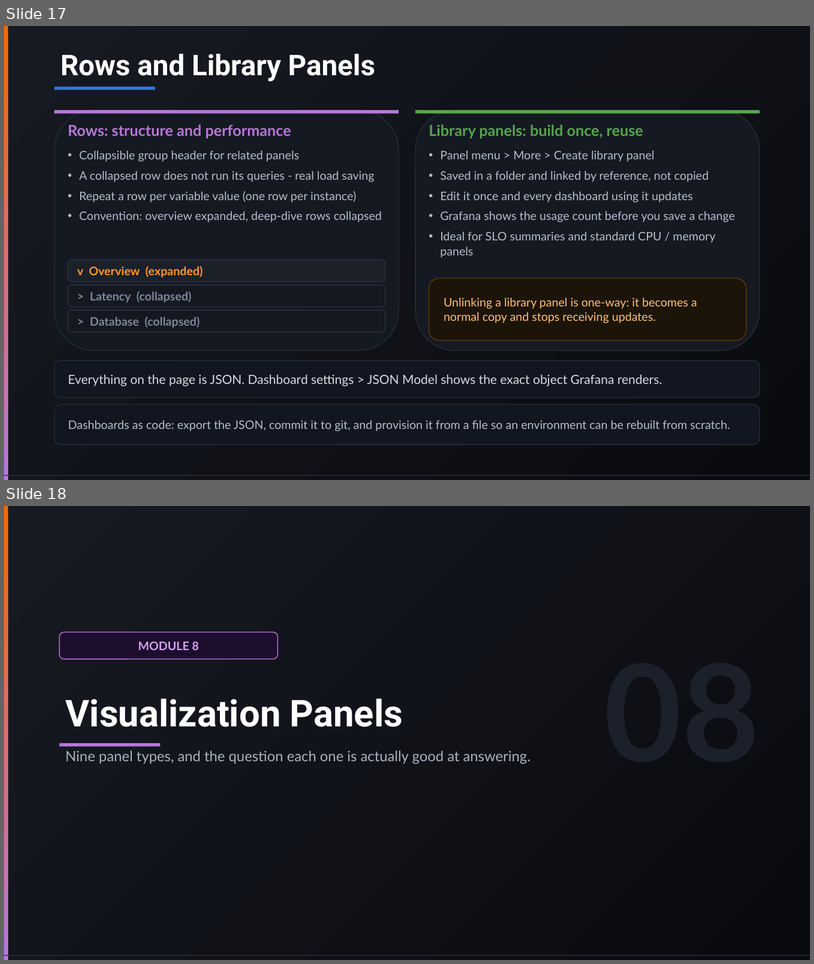
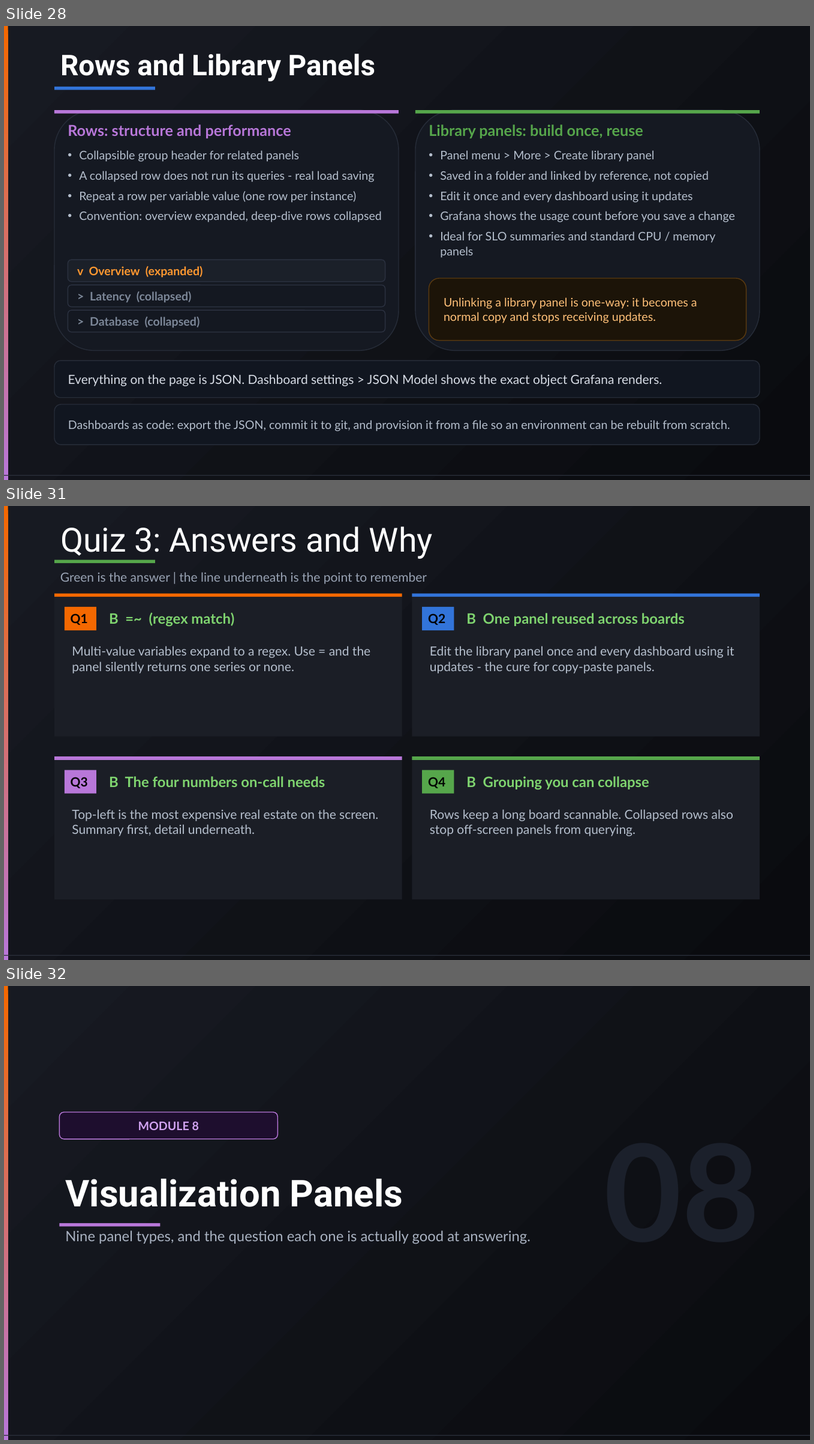
Before and after one commit to vikash-verma-profile/garfana-August-2026, a slide deck: Day-2/Day-2.pptx. Shown one above the other, each under a label of ours: slides 17 and 18 before the commit, slides 28, 31 and 32 after it; the slides between them are not shown. The pictures are 814x964 and 814x1444 pixels, drawn with LibreOffice and Linux fonts; fonts in the diff are those of the drawing. Boxes give left, top, right and bottom in pixels: in the first picture for what was removed or moved away, otherwise in the second. Text is boxed around its words. In the diff, an @@ line names an element or a change of style, - is before the commit and + after.

```diff
--- a/Day-2/Day-2.pptx
+++ b/Day-2/Day-2.pptx
@@ slide 31 added at (4,506,810,960), background gradient #171A22 to #0A0B0F; not listed: 2 template elements that a slide beside it also shows @@
@@ title added at (60,526,433,560), 39.6 pt, text #FFFFFF @@
+Quiz 3: Answers and Why
@@ rectangle added at (54,560,155,564), fill #56A64B @@
@@ text added at (60,572,427,584), 15 pt, text #98A2B3 @@
+Green is the answer | the line underneath is the point to remember
@@ rectangle added at (54,593,402,736), fill #1B1E26 @@
@@ rectangle added at (54,593,402,597), fill #F46800 @@
@@ rectangle added at (413,593,760,736), fill #1B1E26 @@
@@ rectangle added at (413,593,760,597), fill #3274D9 @@
@@ rectangle added at (65,607,96,631), fill #F46800, 15 pt, text #000000, bold @@
+Q1
@@ text added at (109,612,234,627), 17 pt, text #7FD46F, bold @@
+B =~ (regex match)
@@ rectangle added at (423,607,455,631), fill #3274D9, 15 pt, text #000000, bold @@
+Q2
@@ text added at (467,613,685,626), 17 pt, text #7FD46F, bold @@
+B One panel reused across boards
@@ text added at (72,646,371,673), 15 pt, text #B4BECC @@
+Multi-value variables expand to a regex. Use = and the panel silently returns one series or none.
@@ text added at (430,646,735,673), 15 pt, text #B4BECC @@
+Edit the library panel once and every dashboard using it updates - the cure for copy-paste panels.
@@ rectangle added at (54,756,402,899), fill #1B1E26 @@
@@ rectangle added at (54,756,402,760), fill #B877D9 @@
@@ rectangle added at (413,756,760,899), fill #1B1E26 @@
@@ rectangle added at (413,756,760,760), fill #56A64B @@
@@ rectangle added at (65,770,96,793), fill #B877D9, 15 pt, text #000000, bold @@
+Q3
@@ rectangle added at (423,770,455,793), fill #56A64B, 15 pt, text #000000, bold @@
+Q4
@@ text added at (109,776,326,787), 17 pt, text #7FD46F, bold @@
+B The four numbers on-call needs
@@ text added at (467,776,650,790), 17 pt, text #7FD46F, bold @@
+B Grouping you can collapse
@@ text added at (72,809,378,836), 15 pt, text #B4BECC @@
+Top-left is the most expensive real estate on the screen. Summary first, detail underneath.
@@ text added at (430,809,734,836), 15 pt, text #B4BECC @@
+Rows keep a long board scannable. Collapsed rows also stop off-screen panels from querying.
@@ what was slide 17 is now slide 28 @@
@@ what was slide 18 is now slide 32 @@
```
Also in this commit, not shown: 2 slides changed, 14 other slides added, 19 other files.
